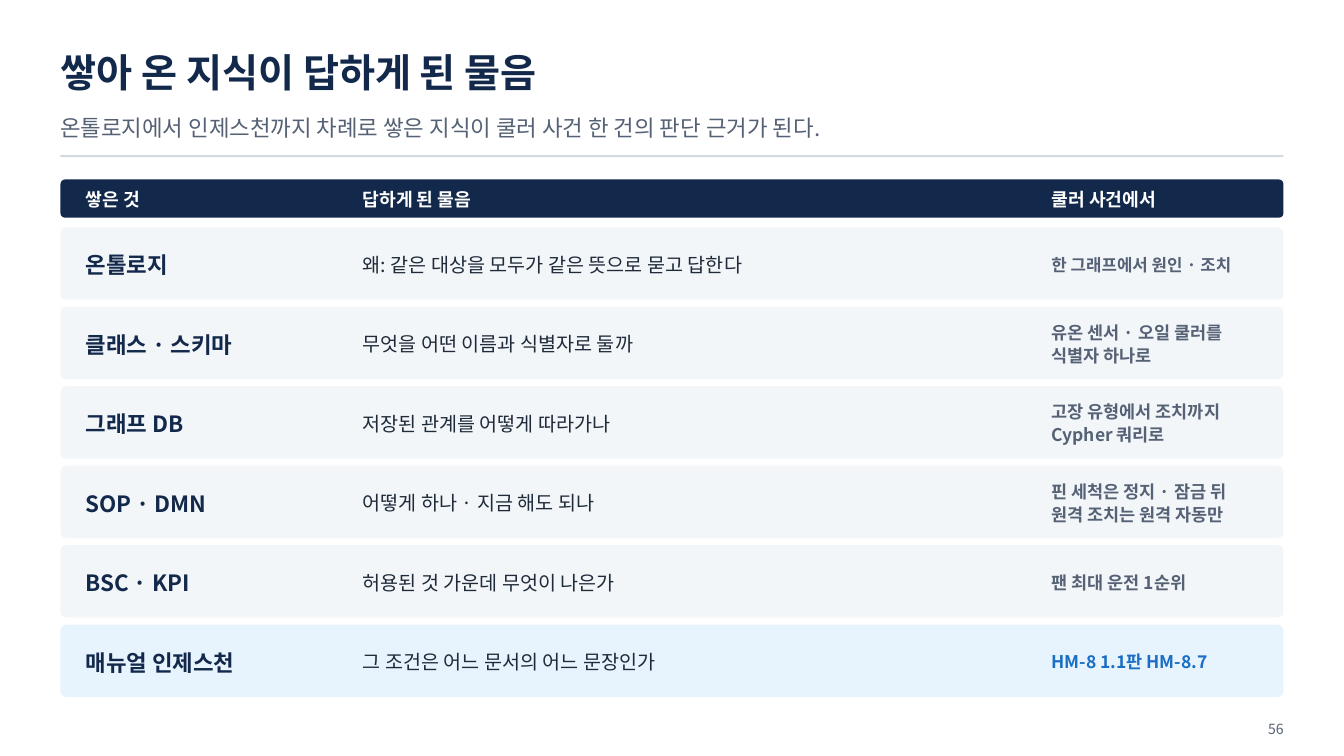
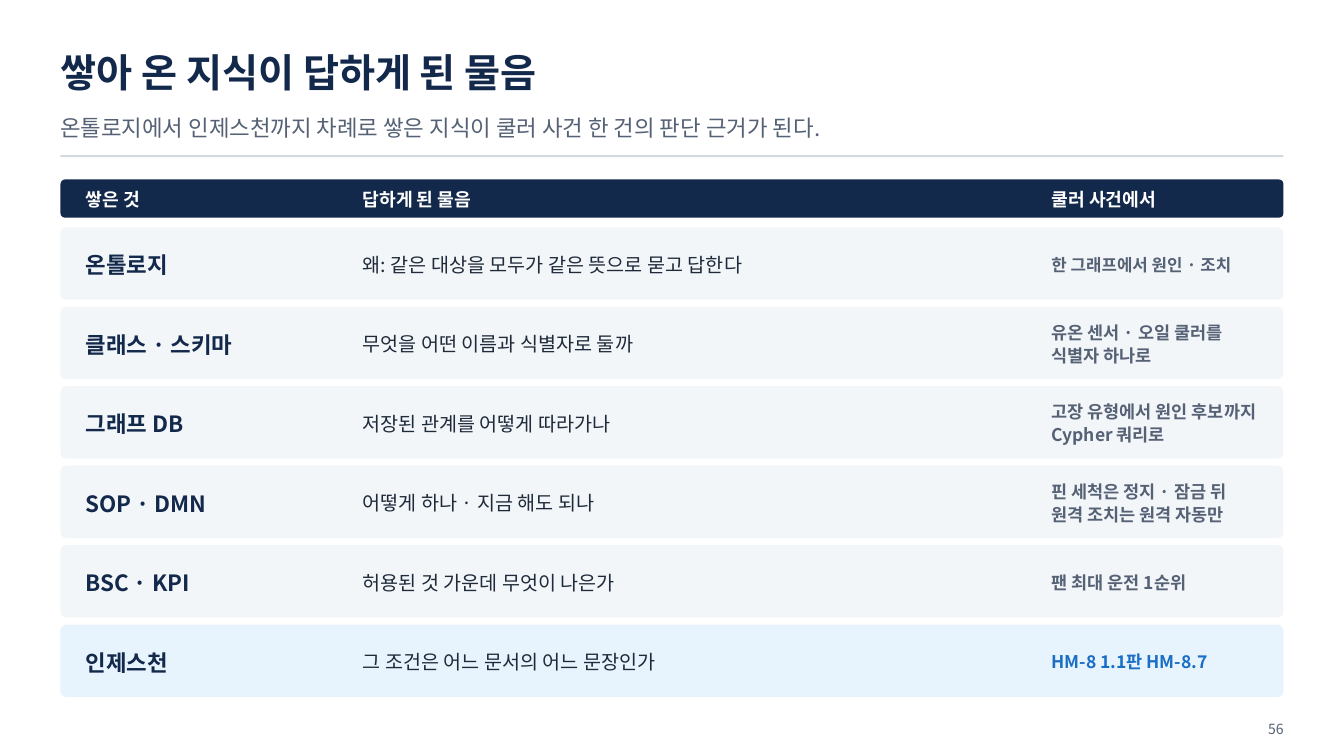
Before and after one commit to uengine-oss/hyd-iot-edu, a slide deck: slide 56 of workspace/강의제작/산출물/실전반/이론/03회차/실전반_03일차.pptx. Drawn at 1344x756 pixels with LibreOffice and Linux fonts; fonts in the diff are those of the drawing. Boxes give left, top, right and bottom in pixels: in the first picture for what was removed or moved away, otherwise in the second. Text is boxed around its words. In the diff, an @@ line names an element or a change of style, - is before the commit and + after.

Commit message:
실전반 3회차 덱 79장 닫음 — U8(Wrap-up · 복습 · 용어, 통합 4회차 02편 원본)과 U9(퀴즈 · 정답) 독립 검토 지적(8 · 3건) 고침 · 과정 용어 장부: 통합 4회차 줄의 옛 「진행 중」 13곳 지움, 「나누는 단위」 처음 장 42장, 실전 3회차 새 이름 셋(샘플 인스턴스 적재 · 본격 문서 인제스천, 조치 검토 결과, 작업 확인 카드) · 남은일에 실전 37 · 38행 미충족

```diff
--- a/workspace/강의제작/산출물/실전반/이론/03회차/실전반_03일차.pptx
+++ b/workspace/강의제작/산출물/실전반/이론/03회차/실전반_03일차.pptx
@@ text at [1051,403,1256,445]: text changed @@
-고장 유형에서 조치까지 Cypher 쿼리로
+고장 유형에서 원인 후보까지 Cypher 쿼리로
@@ text at [86,652,168,673]: text changed @@
-매뉴얼 인제스천
+인제스천
```
Also in this commit, not shown: 9 other slides changed, 5 other files.
